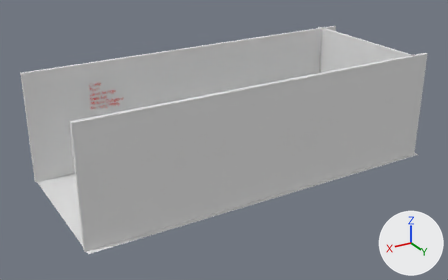
Before and after pictures for a commit that changed the Blender file Desi Y Ofelia/Assets/Final.blend.
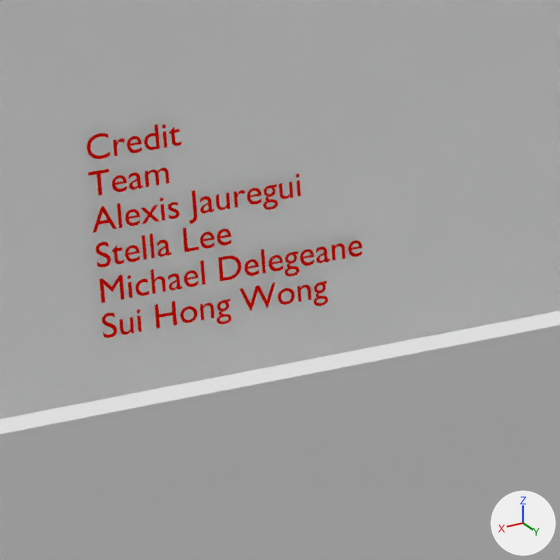
There are two pictures of each version: one whole from a camera (50 mm lens) standing at (16.58, 26.42, 15.06) and looking at (0.71, -0.03, 1.83), one close up on the part from 17% to 33% of the width and 24% to 49% of the height. The lights are fixed; the arrows at lower right show +X, +Y and +Z. Text is drawn in Blender's own font.

Objects in the first close-up: 'Credits', 'Cube'.
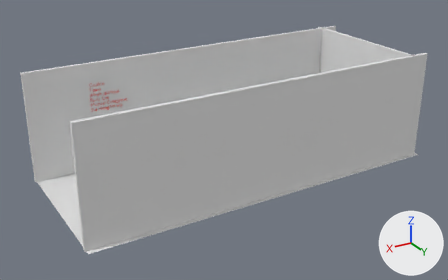
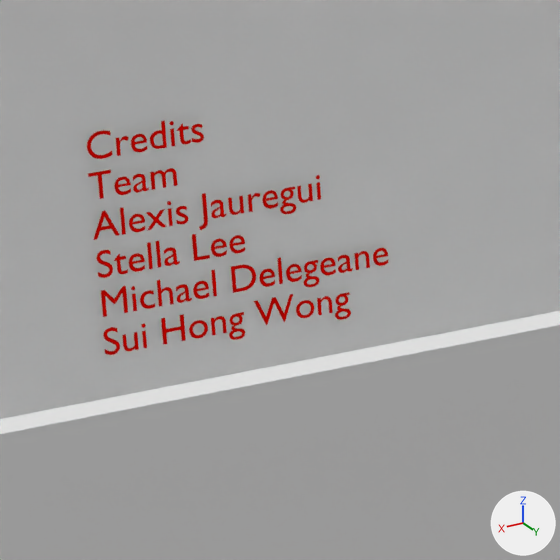
Location of each change, [x1, y1, x2, y2] in pixels of the close-ups (560 x 560 px):
'Credits', text changed, rescaled (9% wider, 9% taller)
    before: [87, 124, 362, 338]
    after: [87, 121, 388, 355]

Diff of the bpy script that builds the scene:
```diff
--- a/Desi Y Ofelia/Assets/Final.blend.py
+++ b/Desi Y Ofelia/Assets/Final.blend.py
@@ txt_credits_001 @@
 txt_credits_001 = bpy.data.curves.new('Credits.001', 'FONT')
-txt_credits_001.body = 'Credit\nTeam\nAlexis Jauregui\nStella Lee\nMichael Delegeane \nSui Hong Wong\n\n'
+txt_credits_001.body = 'Credits\nTeam\nAlexis Jauregui\nStella Lee\nMichael Delegeane \nSui Hong Wong\n\n'
 txt_credits_001.materials.append(mat_material_002)
@@ ob_credits @@
 ob_credits.rotation_euler = (1.571, 0.0, 3.142)  # degrees (90, 0, 180)
+ob_credits.scale = (1.1, 1.1, 1.1)
```
